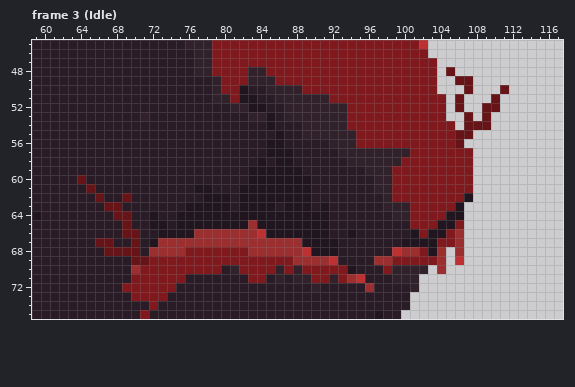
Pixel-art file, stored at assets/entities/grove_guardian/grove_guardian_2.0.aseprite. This is how it looked before the edit.
128x128 pixels, 8 frames. Colours within 5 levels of each other are drawn and written as one. Shown: frame 3 (Idle): x 59..117, y 45..75. The commit also changed other frames or places, which this record leaves out.
The same view after the edit:
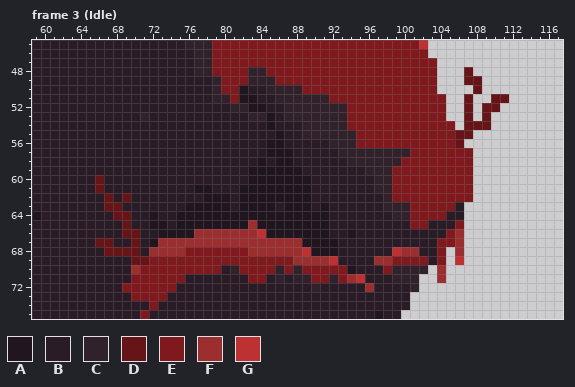
Palette (. is transparent): A #211620  B #2a1c26  C #30212a  D #661417  E #80191d  F #9b2f30  G #be3132
From old to new:
Frame 3 (Idle), layers "Grass", "Main Body":
y 48: x 105 D -> .; x 107 . -> D
y 49: x 106 D -> .; x 108 . -> D
y 50: x 107..108 D. -> .D; x 111 D -> .
y 51: x 106..107 D. -> .D; x 111 . -> D
y 52: x 106..107 D. -> .D
y 60: x 64 D -> B; x 66 B -> D
y 61: x 65..66 DB -> BD
y 62: x 66..67 DB -> BD; x 107 A -> E
y 63: x 106 A -> B
y 64: x 105..106 AA -> BB
y 65: x 103..105 EAA -> BBB
y 66: x 101..104 AEAA -> BBBB
y 67: x 100..103 AAAA -> BBBB
y 68: x 102..104 EAF -> BBE
y 69: x 103..104 EF -> BE
y 71: x 104 . -> F
Pixel boxes of the changes (left, top, right, bottom) in both pictures:
changed: (446, 67, 509, 112)
changed: (77, 175, 113, 202)
changed: (401, 193, 473, 283)
